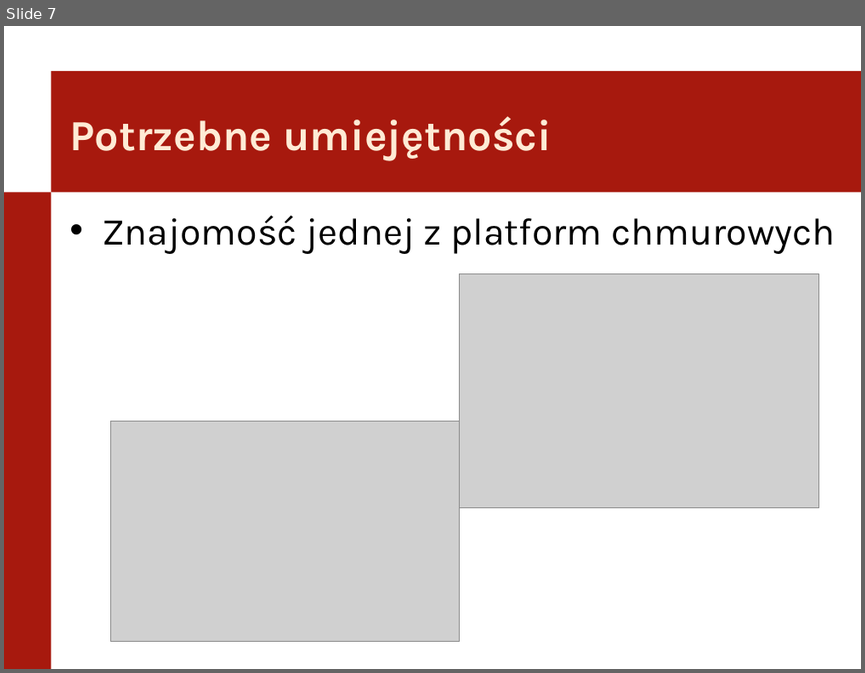
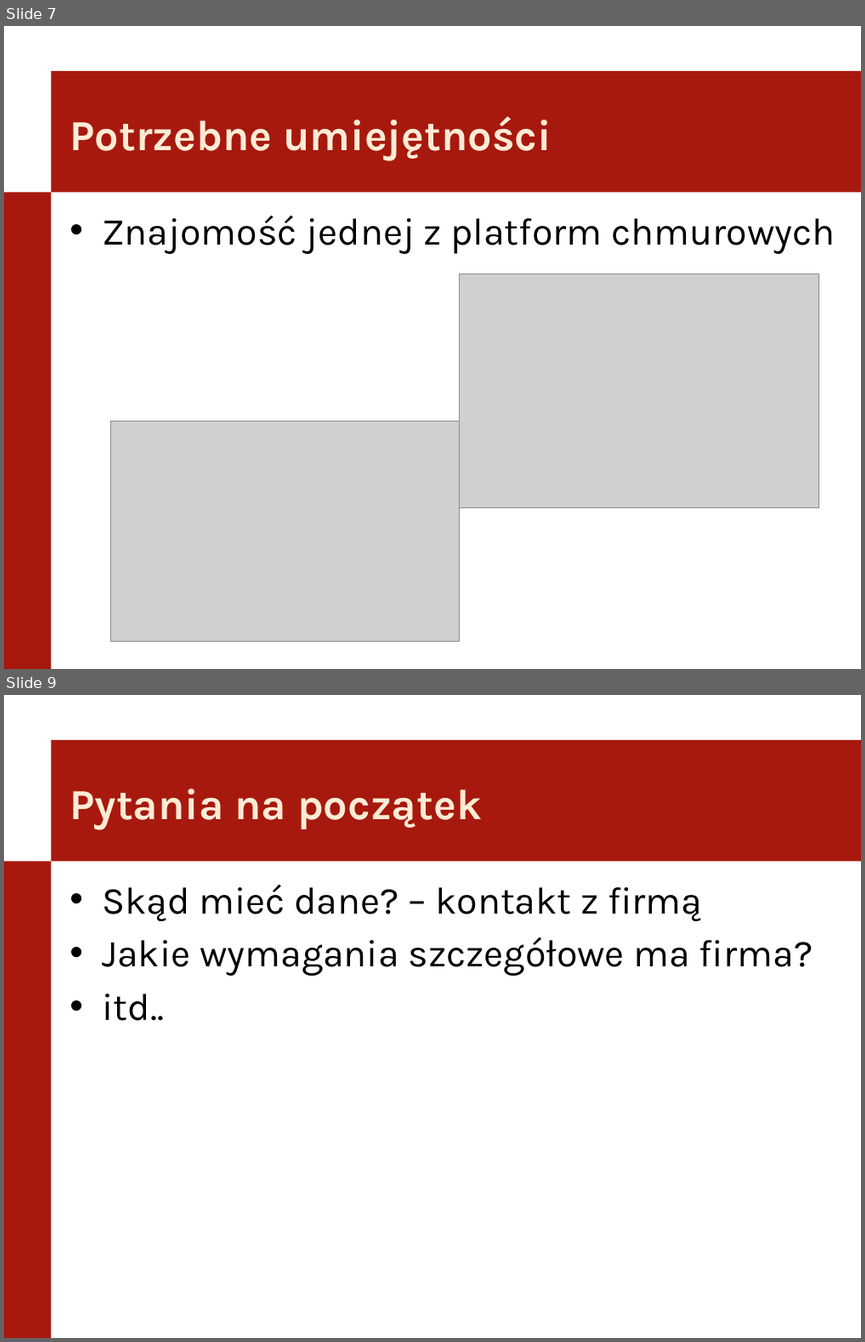
Before and after one commit to barteklawniczak/projekt_zespolowy, a slide deck: KickOff.pptx. Shown one above the other, each under a label of ours: slide 7 before the commit, slides 7 and 9 after it; the slides between them are not shown. The pictures are 865x673 and 865x1342 pixels, drawn with LibreOffice and Linux fonts; fonts in the diff are those of the drawing; grey boxes stand for pictures; background and template pictures are left out. Boxes give left, top, right and bottom in pixels: in the first picture for what was removed or moved away, otherwise in the second. Text is boxed around its words. In the diff, an @@ line names an element or a change of style, - is before the commit and + after.

```diff
--- a/KickOff.pptx
+++ b/KickOff.pptx
@@ slide 9 added at (4, 695, 861, 1338), background #FFFFFF; not listed: 2 template elements that a slide beside it also shows @@
@@ title added at (69, 789, 482, 830), 36 pt, text #FFEBD5, bold @@
+Pytania na początek
@@ text added at (102, 885, 813, 1021), 32 pt, text #000000 @@
+• Skąd mieć dane? – kontakt z firmą
+• Jakie wymagania szczegółowe ma firma?
+• itd..
```
Also in this commit, not shown: 1 other slide added.
